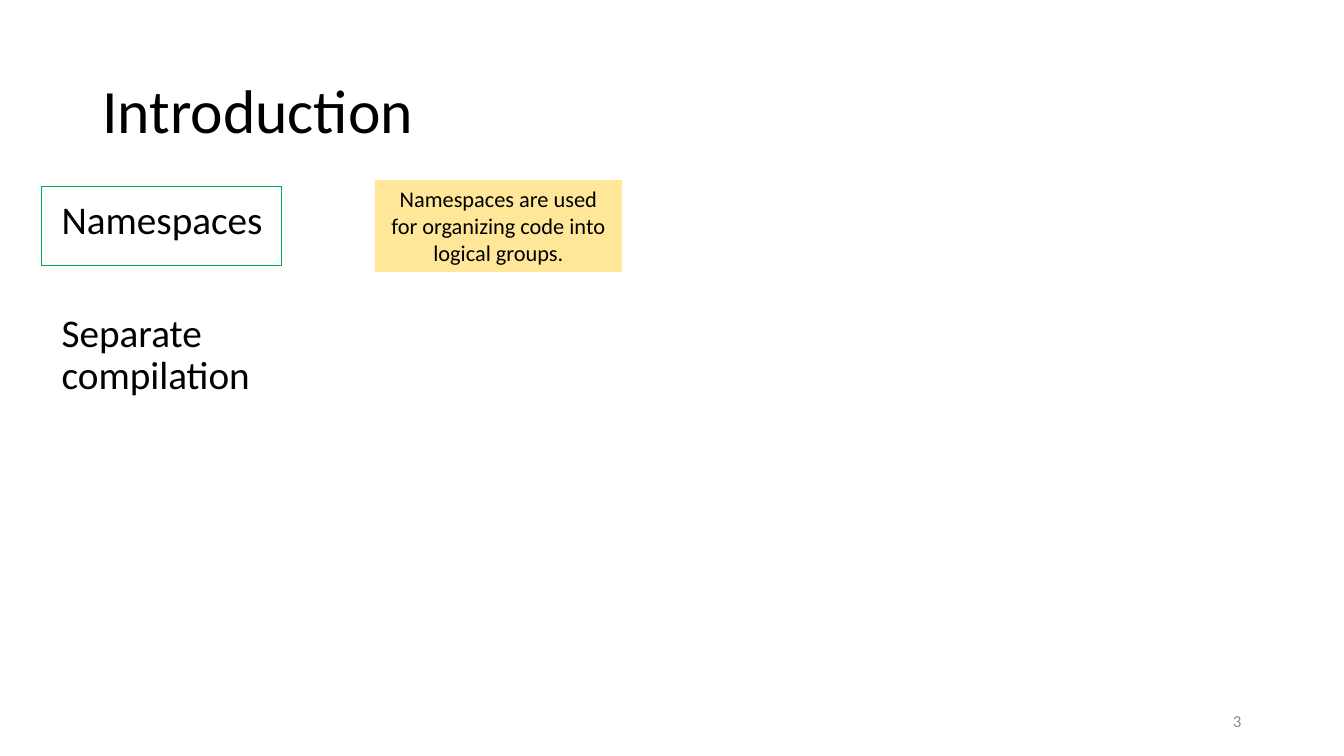
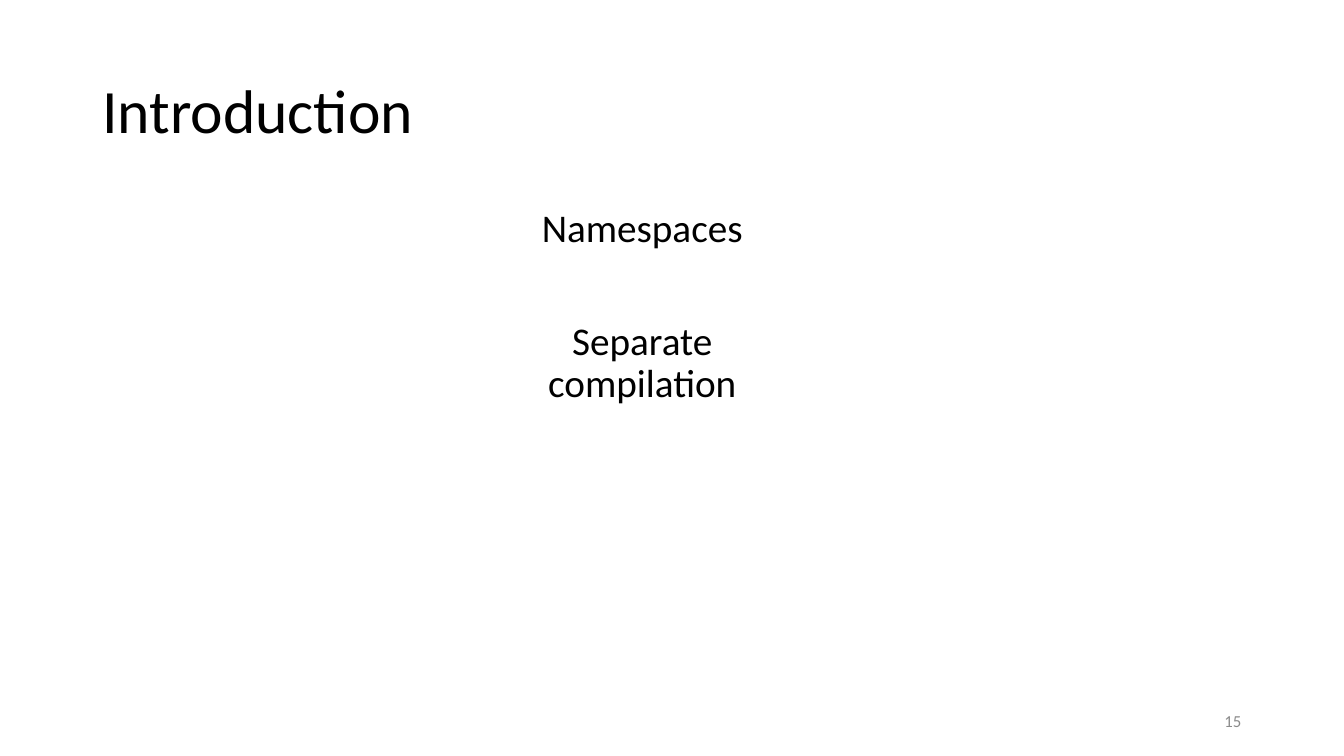
Before and after one commit to tjd1234/cmpt135spring2024, a slide deck: slide 15 of sample_code/week8/week8_cmpt135.pptx (slide 3 before the commit). Drawn at 1344x756 pixels with LibreOffice and Linux fonts; fonts in the diff are those of the drawing. Boxes give left, top, right and bottom in pixels: in the first picture for what was removed or moved away, otherwise in the second. Text is boxed around its words. In the diff, an @@ line names an element or a change of style, - is before the commit and + after.

```diff
--- a/sample_code/week8/week8_cmpt135.pptx
+++ b/sample_code/week8/week8_cmpt135.pptx
@@ rectangle removed at <box>41,187,281,266</box> @@
@@ rectangle removed at <box>375,180,622,272</box> @@
-Namespaces are used for organizing code into logical groups.
@@ text "Namespaces": place and size @@
-text "Namespaces" at <box>62,209,263,396</box>
+text "Namespaces" at <box>542,217,743,404</box>
@@ text "Namespaces" at <box>542,217,743,404</box>: alignment left to centre @@
@@ page number at <box>1224,716,1241,727</box>: text changed @@
-3
+15
```
Also in this commit, not shown: 1 other slide changed, 39 slides added, 19 slides removed, 3 other files.
